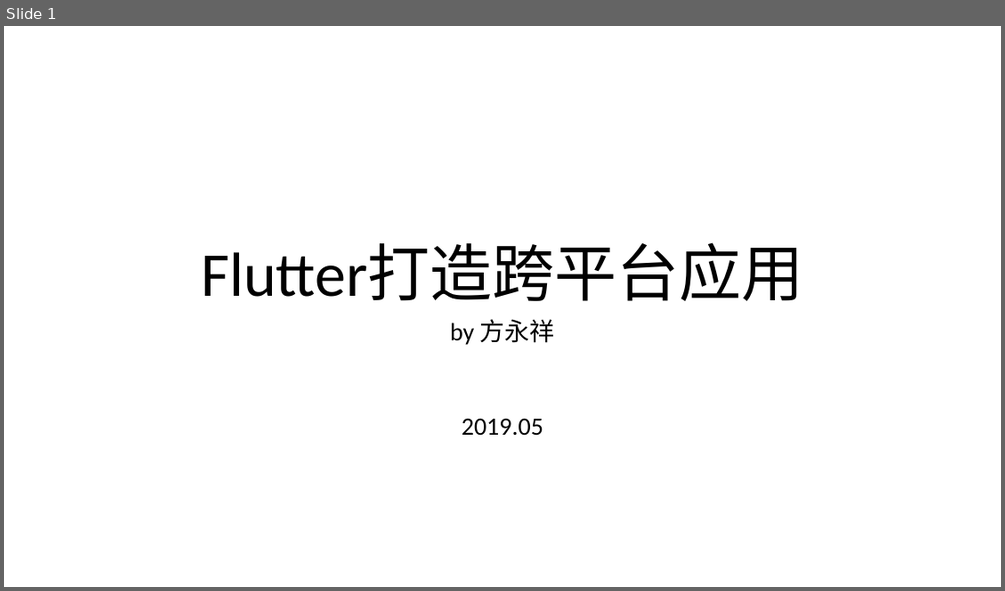
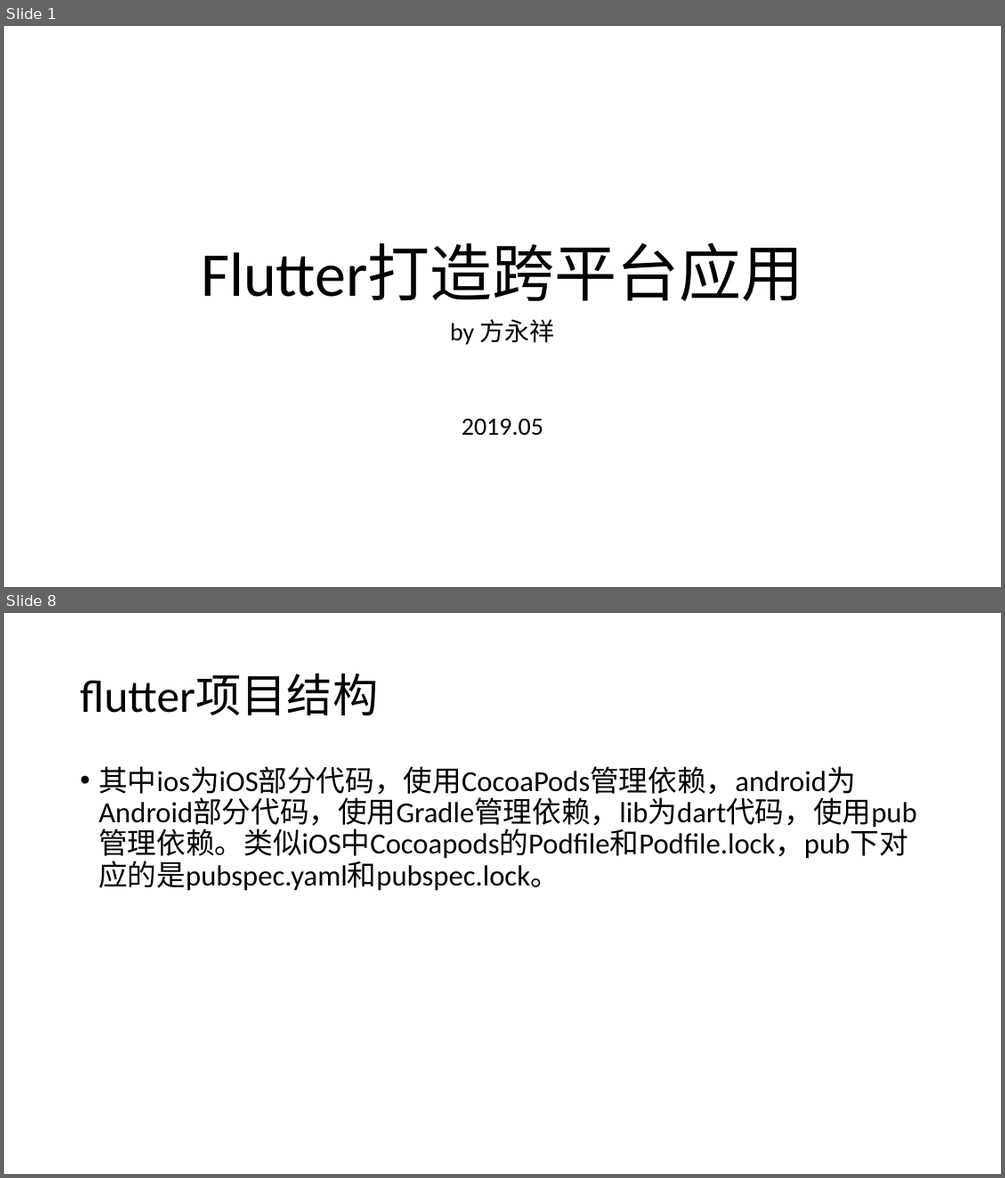
Before and after one commit to strever/realme, a slide deck: assets/misc/flutter.pptx. Shown one above the other, each under a label of ours: slide 1 before the commit, slides 1 and 8 after it; the slides between them are not shown. The pictures are 1005x591 and 1005x1178 pixels, drawn with LibreOffice and Linux fonts; fonts in the diff are those of the drawing. Boxes give left, top, right and bottom in pixels: in the first picture for what was removed or moved away, otherwise in the second. Text is boxed around its words. In the diff, an @@ line names an element or a change of style, - is before the commit and + after.

```diff
--- a/assets/misc/flutter.pptx
+++ b/assets/misc/flutter.pptx
@@ slide 8 added at <box>4,613,1001,1174</box>, background #FFFFFF @@
@@ title added at <box>80,674,378,715</box>, 44 pt, text #000000 @@
+flutter项目结构
@@ text added at <box>98,766,916,891</box>, 28 pt, text #000000 @@
+• 其中ios为iOS部分代码，使用CocoaPods管理依赖，android为Android部分代码，使用Gradle管理依赖，lib为dart代码，使用pub管理依赖。类似iOS中Cocoapods的Podfile和Podfile.lock，pub下对应的是pubspec.yaml和pubspec.lock。
```
Also in this commit, not shown: 3 slides changed, 8 other slides added, 1 slide removed, 22 other files.
